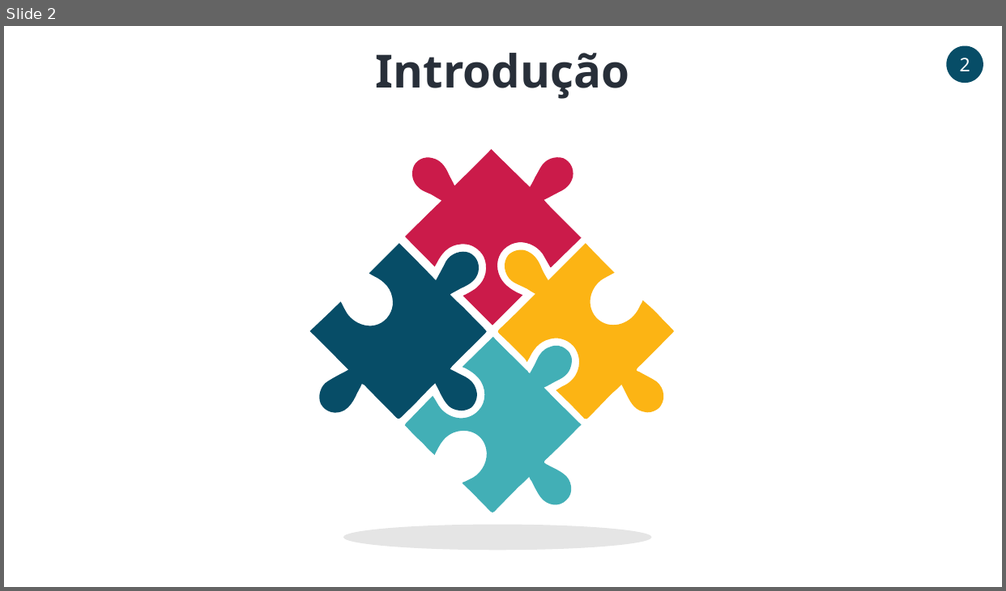
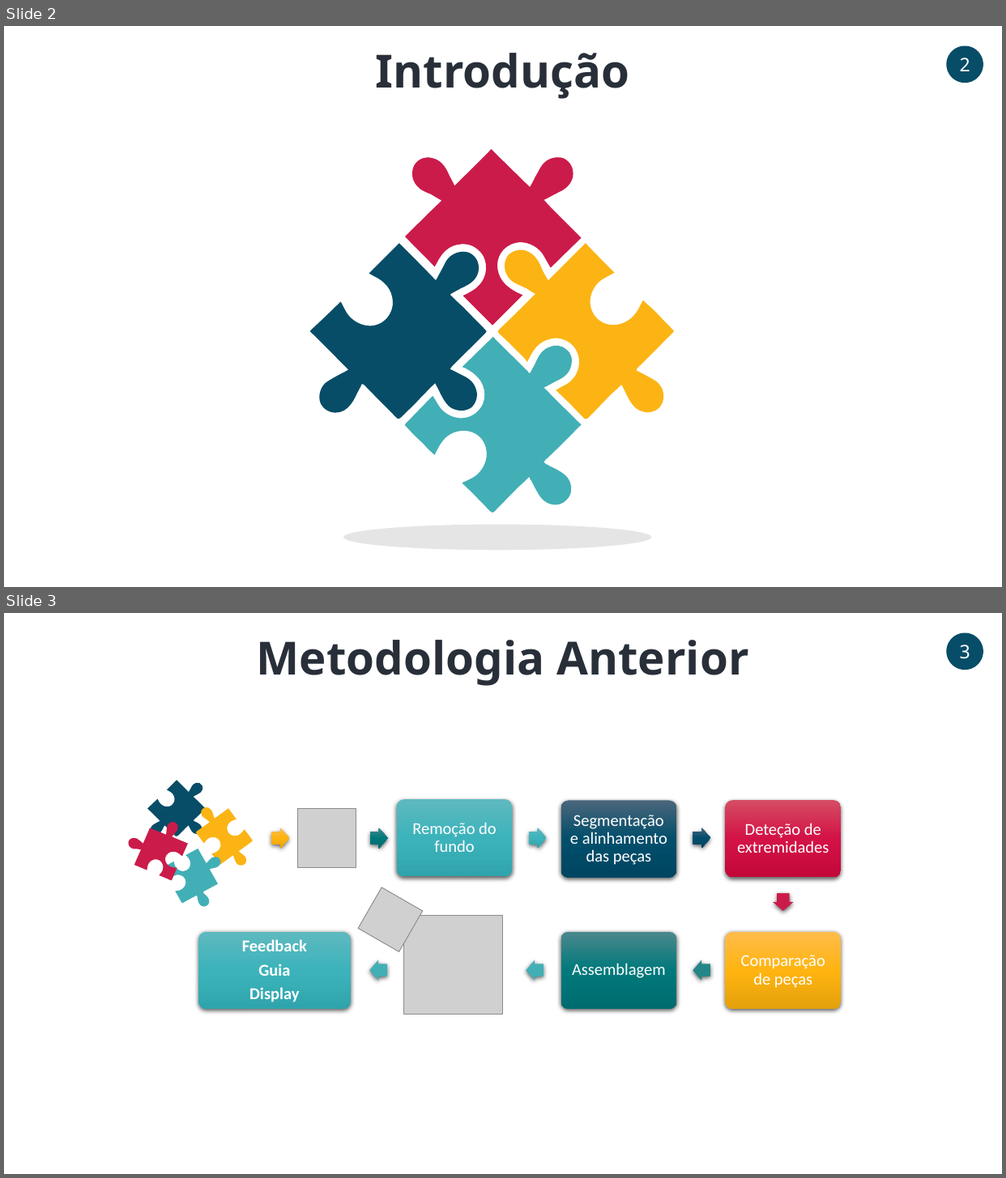
Before and after one commit to PedroCarvalho98/VC2021_22, a slide deck: Project/ApresentacaoFinal.pptx. Shown one above the other, each under a label of ours: slide 2 before the commit, slides 2 and 3 after it. The pictures are 1006x591 and 1006x1178 pixels, drawn with LibreOffice and Linux fonts; fonts in the diff are those of the drawing; grey boxes stand for pictures. Boxes give left, top, right and bottom in pixels: in the first picture for what was removed or moved away, otherwise in the second. Text is boxed around its words. In the diff, an @@ line names an element or a change of style, - is before the commit and + after.

```diff
--- a/Project/ApresentacaoFinal.pptx
+++ b/Project/ApresentacaoFinal.pptx
@@ slide 3 added at bbox=[4, 613, 1002, 1174], background #FFFFFF @@
@@ ellipse added at bbox=[947, 633, 983, 670], fill #074D67, 18 pt, text #FFFFFF @@
+3
@@ text added at bbox=[257, 640, 748, 686], 44 pt, text #282F39, bold @@
+Metodologia Anterior
@@ freeform shape added at bbox=[147, 780, 206, 837], fill #074D67 @@
@@ freeform shape added at bbox=[192, 804, 258, 869], fill #FCB414 @@
@@ rounded rectangle added at bbox=[397, 799, 513, 876], fill gradient #5EBAC0 to #3CB4BC to #30A5AC @@
@@ rounded rectangle added at bbox=[561, 800, 677, 877], fill gradient #4B677B to #024F6C to #004762 @@
@@ rounded rectangle added at bbox=[726, 800, 842, 877], fill gradient #D54D64 to #D41246 to #C4083A @@
@@ freeform shape added at bbox=[123, 817, 198, 892], fill #CB1B4A @@
@@ right arrow added at bbox=[271, 828, 289, 849], fill gradient #FFBC4D to #FFB511 to #E5A20D @@
@@ picture added at bbox=[297, 809, 356, 867] @@
@@ right arrow added at bbox=[370, 828, 388, 849], fill gradient #4B898C to #007A7D to #006C6F @@
@@ text added at bbox=[412, 822, 496, 852], 16 pt, text #FFFFFF @@
+Remoção do fundo
@@ right arrow added at bbox=[529, 828, 546, 848], fill gradient #5EBAC0 to #3CB4BC to #30A5AC @@
@@ text added at bbox=[570, 815, 667, 865], 16 pt, text #FFFFFF @@
+Segmentação e alinhamento das peças
@@ right arrow added at bbox=[692, 828, 710, 848], fill gradient #4B677B to #024F6C to #004762 @@
@@ text added at bbox=[737, 823, 829, 853], 16 pt, text #FFFFFF @@
+Deteção de extremidades
@@ freeform shape added at bbox=[155, 841, 226, 911], fill #42AFB6 @@
@@ picture added at bbox=[359, 888, 423, 952] @@
@@ right arrow added at bbox=[773, 894, 793, 911], fill #CB1B4A @@
@@ rectangle added at bbox=[778, 894, 790, 905], fill #CB1B4A @@
@@ picture added at bbox=[404, 915, 503, 1014] @@
@@ rounded rectangle added at bbox=[198, 932, 351, 1009], fill gradient #5EBAC0 to #3CB4BC to #30A5AC @@
@@ text added at bbox=[242, 939, 307, 1003], 16 pt, text #FFFFFF, bold @@
+Feedback
+Guia
+Display
@@ rounded rectangle added at bbox=[561, 932, 677, 1009], fill gradient #4B898C to #007A7D to #006C6F @@
@@ rounded rectangle added at bbox=[726, 932, 842, 1009], fill gradient #FFBC4D to #FFB511 to #E5A20D @@
@@ right arrow added at bbox=[369, 960, 386, 981], fill #42AFB6 @@
@@ rectangle added at bbox=[374, 964, 386, 976], fill #42AFB6 @@
@@ right arrow added at bbox=[526, 960, 543, 981], fill #42AFB6 @@
@@ rectangle added at bbox=[531, 964, 543, 976], fill #42AFB6 @@
@@ text added at bbox=[572, 963, 666, 978], 16 pt, text #FFFFFF @@
+Assemblagem
@@ right arrow added at bbox=[692, 960, 710, 981], fill #258688 @@
@@ rectangle added at bbox=[698, 964, 710, 976], fill #258688 @@
@@ text added at bbox=[741, 955, 825, 988], 16 pt, text #FFFFFF @@
+Comparação de peças
```
Also in this commit, not shown: 10 slides changed, 4 other slides added, 2 slides removed.
